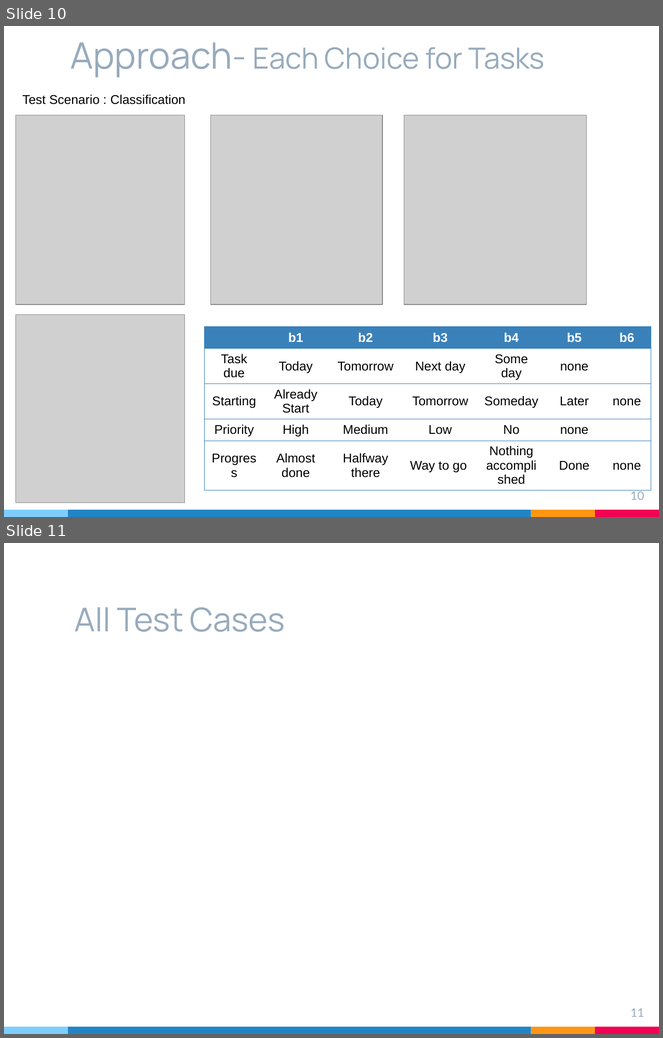
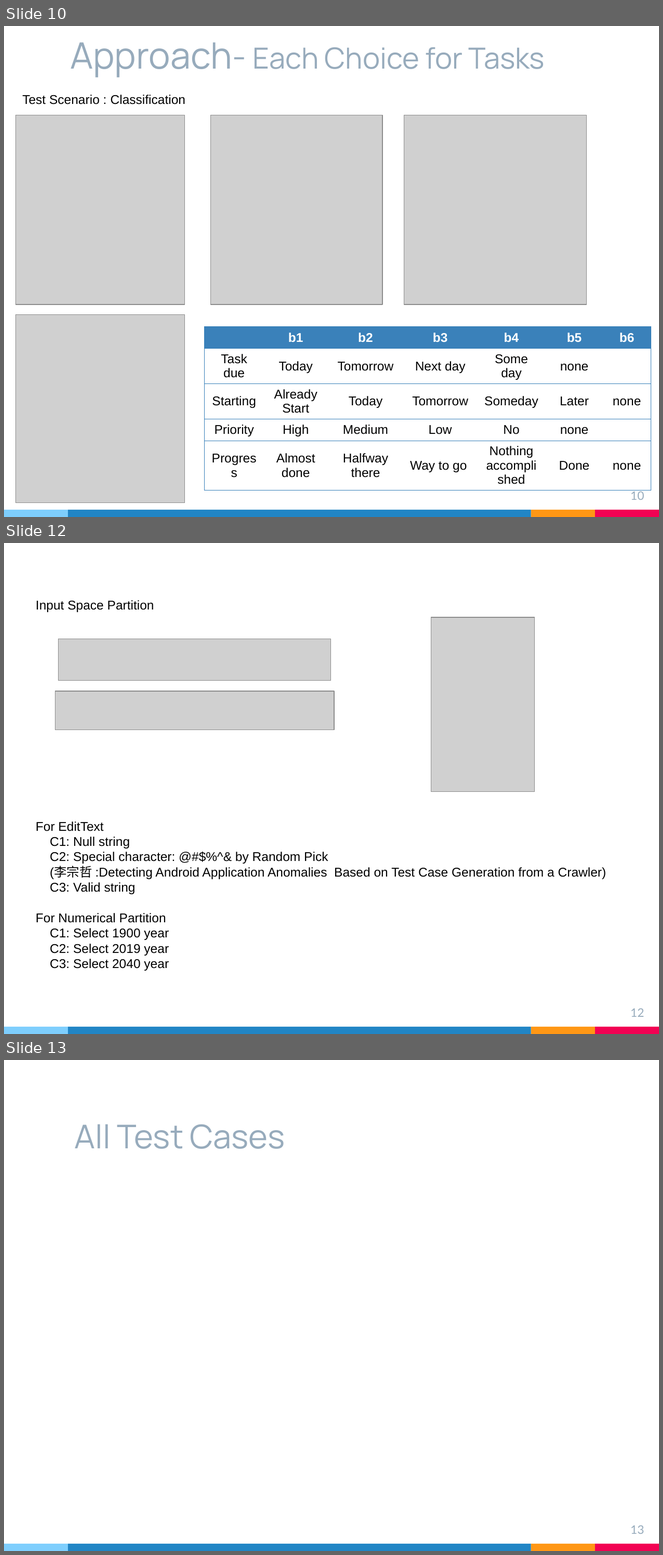
Before and after one commit to likesm0887/STV-Project, a slide deck: Document/軟體測試期末簡報.pptx. Shown one above the other, each under a label of ours: slides 10 and 11 before the commit, slides 10, 12 and 13 after it; the slides between them are not shown. The pictures are 663x1038 and 663x1555 pixels, drawn with LibreOffice and Linux fonts; fonts in the diff are those of the drawing; grey boxes stand for pictures. Boxes give left, top, right and bottom in pixels: in the first picture for what was removed or moved away, otherwise in the second. Text is boxed around its words. In the diff, an @@ line names an element or a change of style, - is before the commit and + after.

```diff
--- a/Document/軟體測試期末簡報.pptx
+++ b/Document/軟體測試期末簡報.pptx
@@ slide 12 added at box(4, 543, 659, 1034), background #FFFFFF; not listed: 4 template elements that a slide beside it also shows @@
@@ text added at box(36, 600, 154, 612), 14 pt, text #000000 @@
+Input Space Partition
@@ picture added at box(431, 618, 535, 792) @@
@@ picture added at box(59, 639, 331, 681) @@
@@ picture added at box(55, 691, 334, 730) @@
@@ text added at box(36, 822, 607, 971), 14 pt, text #000000 @@
+For EditText
+        C1: Null string
+    C2: Special character: @#$%^& by Random Pick
+    (李宗哲 :Detecting Android Application Anomalies Based on Test Case Generation from a Crawler)
+    C3: Valid string
+For Numerical Partition
+C1: Select 1900 year
+C2: Select 2019 year
+C3: Select 2040 year
@@ page number added at box(631, 1008, 644, 1017), 13 pt, text #97ABBC @@
+12
@@ what was slide 11 is now slide 13 @@
@@ page number at box(631, 1525, 644, 1534): text changed @@
-11
+13
```
Also in this commit, not shown: 3 slides changed.
